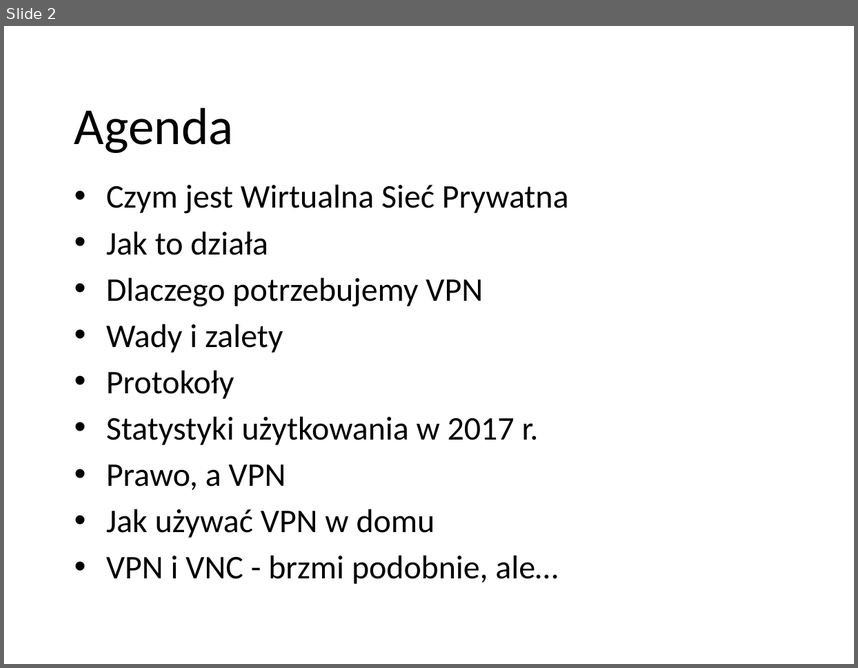
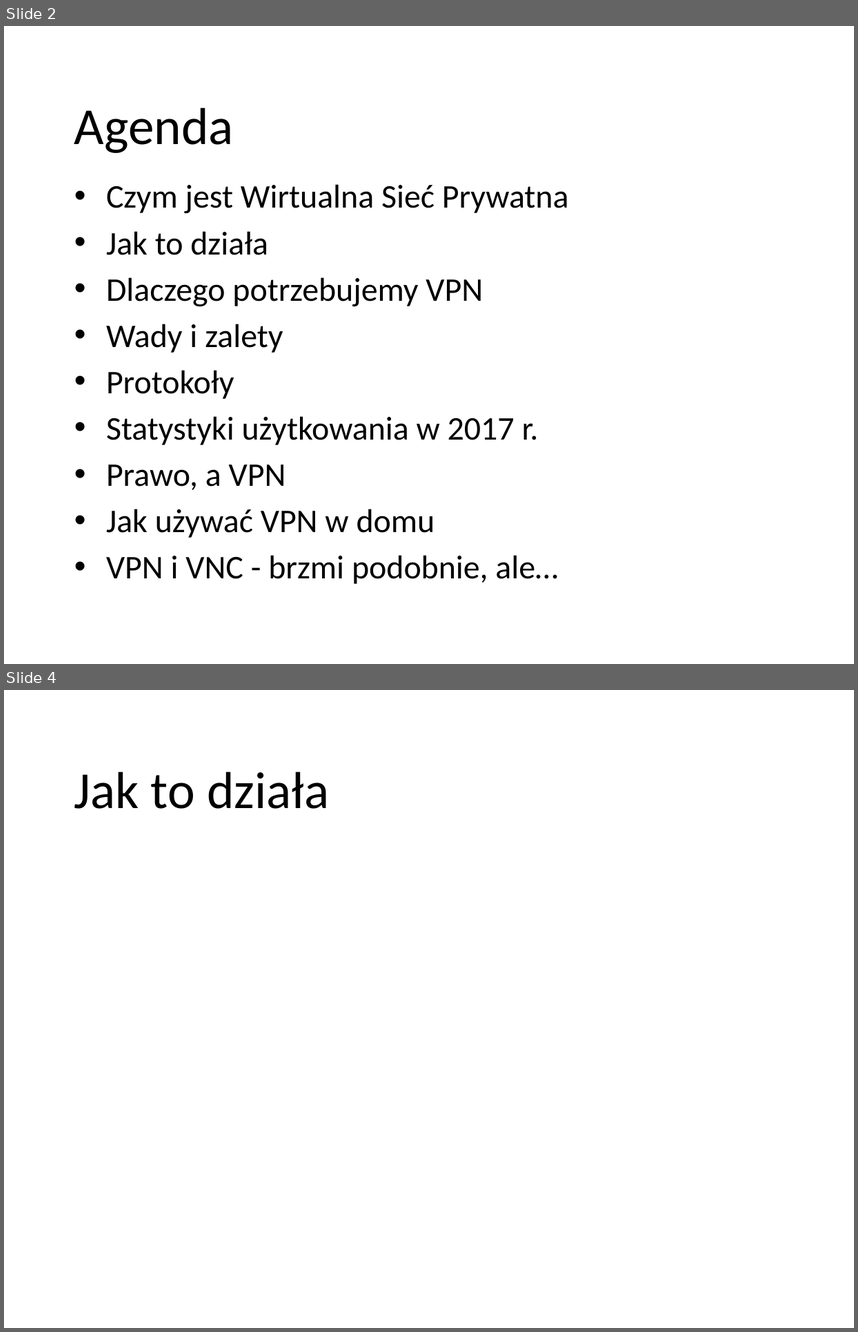
Before and after one commit to pwr227078/Reports, a slide deck: VPN/VPN.pptx. Shown one above the other, each under a label of ours: slide 2 before the commit, slides 2 and 4 after it; the slides between them are not shown. The pictures are 858x668 and 858x1332 pixels, drawn with LibreOffice and Linux fonts; fonts in the diff are those of the drawing; background and template pictures are left out. Boxes give left, top, right and bottom in pixels: in the first picture for what was removed or moved away, otherwise in the second. Text is boxed around its words. In the diff, an @@ line names an element or a change of style, - is before the commit and + after.

```diff
--- a/VPN/VPN.pptx
+++ b/VPN/VPN.pptx
@@ slide 4 added at (4, 690, 854, 1328), background picture (left out); not listed: 1 template element that a slide beside it also shows @@
@@ text added at (74, 771, 329, 809), 44 pt, text #000000 @@
+Jak to działa
```
Also in this commit, not shown: 2 slides changed, 2 other files.
